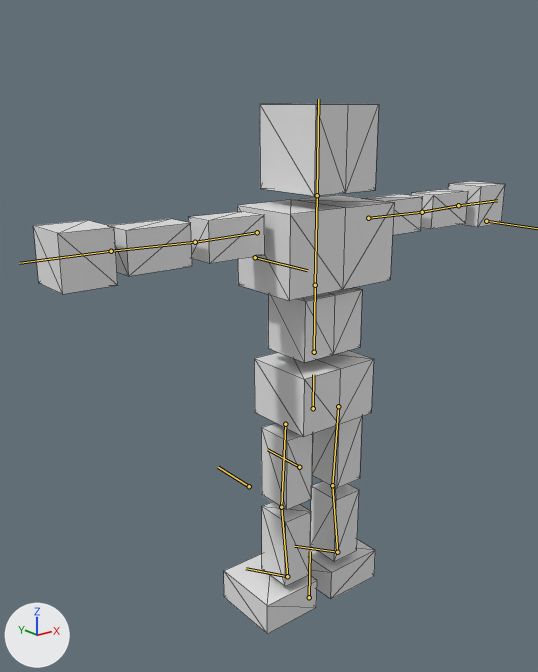
The glTF model BrowserGame/public/models/animateblend3.glb: old version first, new version second.
One viewpoint serves both versions: a 50 mm camera at (-12.58, -13.82, 9.03) aimed at (-0.8, 0.9, 3.14). Arrows for +X, +Y and +Z are at lower left; the lights stay in place. The bones that bend it are drawn over the model as lines. Mesh edges are drawn as thin lines.

Names of what the first picture shows: '立方体'.
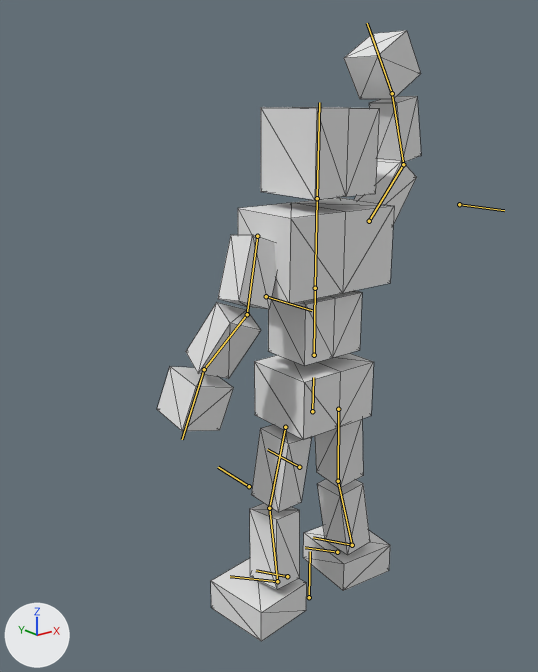
The newer file adds an action. The first version stands in its rest pose; the second is drawn at frame 15 of the action '01_rightarm.greet'.

Changed parts and their boxes (x1, y1, x2, y2) in the pictures (538 x 672 px):
'立方体', posed (44% narrower, 15% taller)
    before: (33, 104, 505, 634)
    after: (157, 30, 421, 642)
bone '尻', root to tip
    before: (313, 408) to (313, 374)
    after: (312, 411) to (313, 377)
bone 'upper arm.R', root to tip
    before: (257, 232) to (195, 242)
    after: (257, 236) to (247, 314)
bone 'forearm.R', root to tip
    before: (195, 242) to (111, 251)
    after: (247, 314) to (204, 369)
bone 'hand.R', root to tip
    before: (111, 251) to (19, 263)
    after: (204, 369) to (182, 439)
bone 'upper arm.L', root to tip
    before: (368, 218) to (422, 212)
    after: (369, 221) to (403, 164)
bone 'forearm.L', root to tip
    before: (422, 212) to (458, 205)
    after: (403, 164) to (392, 93)
bone 'hand.L', root to tip
    before: (458, 205) to (497, 200)
    after: (392, 93) to (367, 23)
bone 'thighs.R', root to tip
    before: (285, 424) to (281, 507)
    after: (285, 427) to (269, 508)
bone 'Shin.R', root to tip
    before: (281, 507) to (287, 576)
    after: (269, 508) to (277, 581)
bone 'feet.R', root to tip
    before: (287, 576) to (246, 568)
    after: (277, 581) to (230, 576)
bone 'thighs.L', root to tip
    before: (338, 406) to (332, 485)
    after: (338, 409) to (338, 481)
bone 'Shin.L', root to tip
    before: (332, 485) to (337, 552)
    after: (338, 481) to (352, 545)
bone 'feet.L', root to tip
    before: (337, 552) to (294, 546)
    after: (352, 545) to (313, 537)

The edits, one by one:
Bone '尻' (bone_尻) moves from (0.0, 0.0, 0.0) to (0.0, -0.08, 0.0).
Bone 'upper arm.R' (bone_upper_arm_r) turns from (0, 0, 0) to (12, 7, 69) degrees about its own x, y and z.
Bone 'forearm.R' (bone_forearm_r) turns from (0, 0, 0) to (-33, 0, 1) degrees about its own x, y and z.
Bone 'hand.R' (bone_hand_r) turns from (0, 0, 0) to (17, -5, 3) degrees about its own x, y and z.
Bone 'upper arm.L' (bone_upper_arm_l) turns from (0, 0, 0) to (39, 99, 86) degrees about its own x, y and z.
Bone 'forearm.L' (bone_forearm_l) turns from (0, 0, 0) to (-47, 0, -1) degrees about its own x, y and z.
Bone 'hand.L' (bone_hand_l) turns from (0, 0, 0) to (-96, -69, 96) degrees about its own x, y and z.
Bone 'thighs.R' (bone_thighs_r) turns from (0, 0, 0) to (5, -6, 5) degrees about its own x, y and z.
Bone 'Shin.R' (bone_shin_r) turns from (0, 0, 0) to (-11, 0, 0) degrees about its own x, y and z.
Bone 'feet.R' (bone_feet_r) turns from (0, 0, 0) to (6, -5, -1) degrees about its own x, y and z.
Bone 'thighs.L' (bone_thighs_l) turns from (0, 0, 0) to (3, 3, -8) degrees about its own x, y and z.
Bone 'Shin.L' (bone_shin_l) turns from (0, 0, 0) to (-7, 0, 0) degrees about its own x, y and z.
Bone 'feet.L' (bone_feet_l) turns from (0, 0, 0) to (4, 8, 2) degrees about its own x, y and z.
